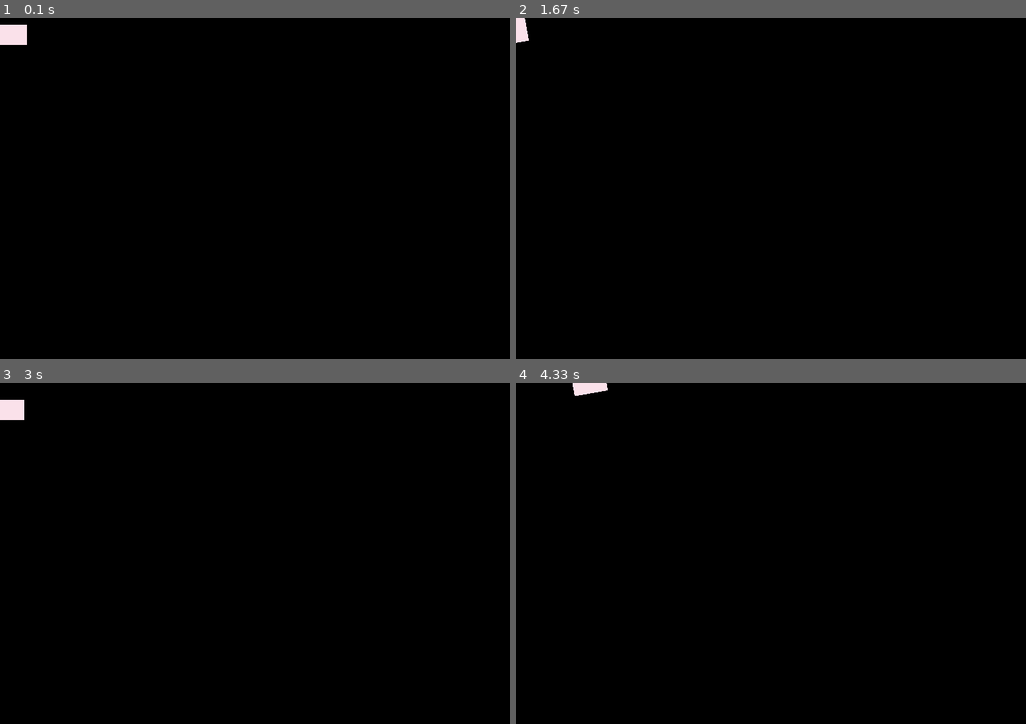
Above: before the commit, frames 1-4 (two rows, left to right).
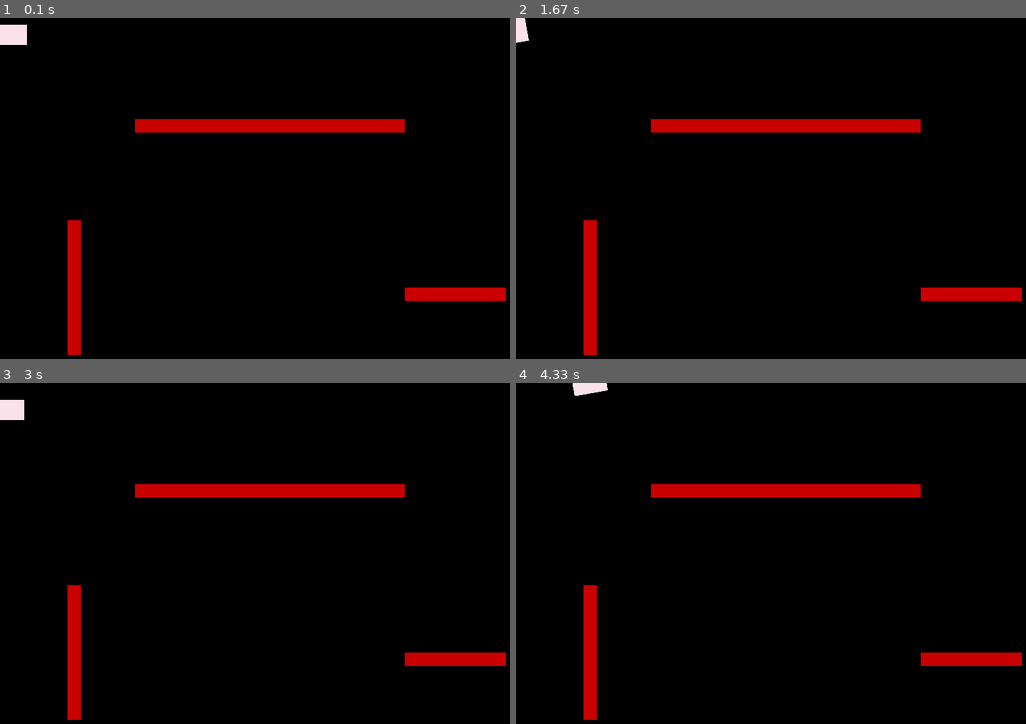
Above: after the commit, the same moments.

Repository: DidulaJeewandara/DSA-and-AI
Game: pygame game, started from pygame/main.py
Two runs of this game, one before a commit and one after it. Both use one fixed random seed, a clock stepped at 60 frames per second and the inputs below.
Inputs:
- Up to frame 1 (0.1 s): no input
- Up to frame 2 (1.67 s): hold Right 0.33-0.8 s; hold Up 0.83-1.13 s; hold Right 1.17-1.63 s
- Up to frame 3 (3 s): hold Left 1.67-2.2 s; hold Down 2.23-2.53 s; hold Left 2.57-2.97 s
- Up to frame 4 (4.33 s): hold Up 3-3.37 s; hold Right 3.4-4.03 s; hold Down from 4.07 s (still down)

The runs differ from the first frame. In frame 1, 3.9% of the frame differs, in the area x 13-100%, y 29-99%; in frame 2, 3.9%; in frame 3, 3.9%; in frame 4, 3.9%.

Commit message:
add how to handle barriers

Diff:
--- /dev/null
+++ b/pygame/barriers.py
@@ -0,0 +1,15 @@
+import pygame
+
+class Barrier:
+    def __init__(self, x, y, width, height):
+
+
+       self.x = x
+       self.y = y
+       self.width = width
+       self.height = height
+       self.color = (200, 0, 0)  # Red color for barriers
+       self.rect = pygame.Rect(self.x, self.y, self.width, self.height)
+
+    def draw(self, screen):
+        pygame.draw.rect(screen, self.color, (self.x, self.y, self.width, self.height))
--- a/pygame/car.py
+++ b/pygame/car.py
@@ -14,8 +14,14 @@
         self.width = 50
         self.height = 30
         self.color = (250, 225, 234)  # RGB color
-        self.surface = pygame.Surface((self.width, self.height), pygame.SRCALPHA)
+        self.surface = pygame.Surface((self.width, self.height), pygame.SRCALPHA) #this
         self.surface.fill(self.color)
+        self.bounce = 0.5 #bounciness factor
+
+        self.rect = self.surface.get_rect(center=(self.x, self.y))
+
+
+
 
     def drive(self):
         # Update position based on speed and angle
@@ -23,8 +29,10 @@
         self.x += self.speed * math.cos(rad_angle)
         self.y += self.speed * math.sin(rad_angle)
 
+        self.rect.center = (self.x, self.y)
+
     def draw(self, screen):
         # Rotate the car surface and draw it on the screen
         rotated_surface = pygame.transform.rotate(self.surface, -self.angle)
         rect = rotated_surface.get_rect(center=(self.x, self.y))
-        screen.blit(rotated_surface, rect.topleft)
+        screen.blit(rotated_surface, rect.topleft) #draw the car
--- a/pygame/main.py
+++ b/pygame/main.py
@@ -1,6 +1,8 @@
 import pygame
 from pygame.math import Vector2
 from car import Car
+from barriers import Barrier
+import math
 
 
 class Game:
@@ -8,17 +10,21 @@
         pygame.init()
         self.screen = pygame.display.set_mode((800, 600))
 
+
+
+
         pygame.display.set_caption("Car Simulation")
         self.clock = pygame.time.Clock()
         self.car = Car(15,25)  #car size is
+
+        self.barriers = [
+            Barrier(200, 150, 400, 20),
+            Barrier(100, 300, 20, 200),
+            Barrier(600, 400, 150, 20)
+        ]
         self.running = True
 
-    def run(self):
-        while self.running:
-            for event in pygame.event.get():
-                if event.type == pygame.QUIT:
-                    self.running = False
-
+    def handling_input(self):
             keys = pygame.key.get_pressed()
             if keys[pygame.K_UP]:
                 if self.car.speed < self.car.max_speed  :
@@ -51,14 +57,35 @@
                 self.car.y=600-self.car.height
                 self.car.speed=0
 
+    def handle_collisions(self):
+           for barrier in self.barriers:
+               if self.car.rect.colliderect(barrier.rect):
+                       self.car.speed = -self.car.speed * self.car.bounce
+
+                       rad_angle = math.radians(self.car.angle)
+                       self.car.x += self.car.speed * math.cos(rad_angle)
+                       self.car.y += self.car.speed * math.sin(rad_angle)
+                       self.car.rect.center = (self.car.x, self.car.y)
 
 
+    def run(self):
+        while self.running:
+            for event in pygame.event.get():
+                if event.type == pygame.QUIT:
+                    self.running = False
+
+
+
+            self.handling_input()
+            self.handle_collisions()
 
             self.car.drive()
 
 
             self.screen.fill((0, 0, 0))
             self.car.draw(self.screen)
+            for barrier in self.barriers:
+                barrier.draw(self.screen)
             pygame.display.flip()
             self.clock.tick(60)
 
